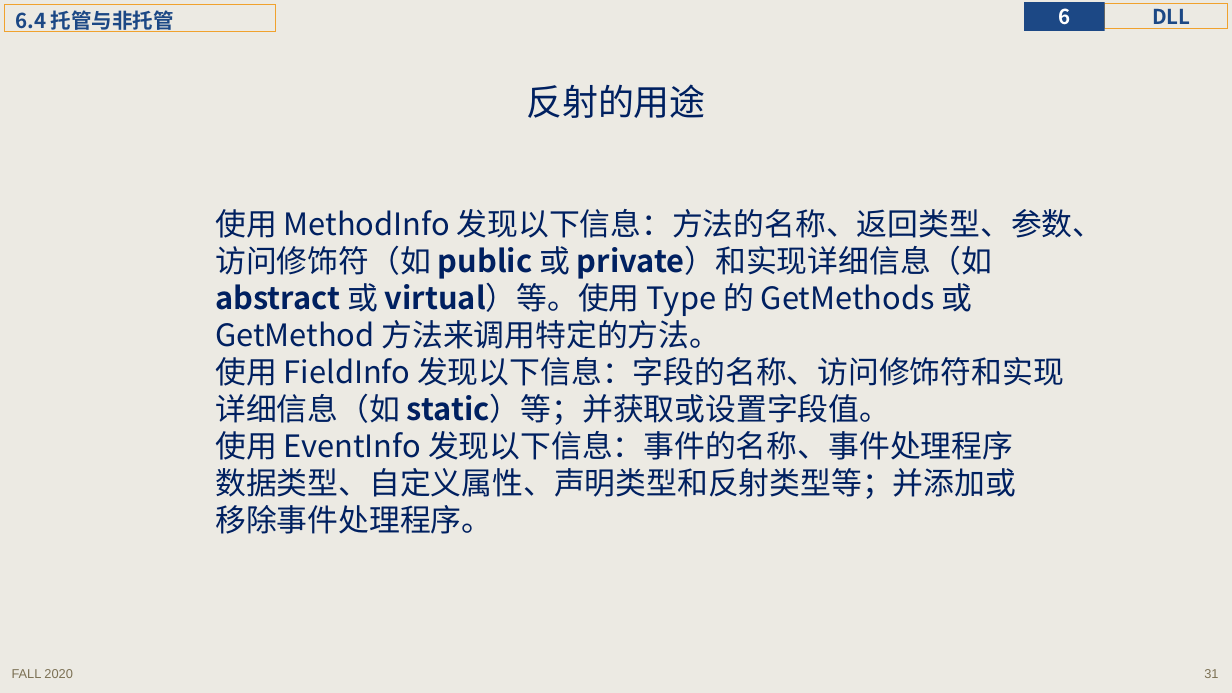
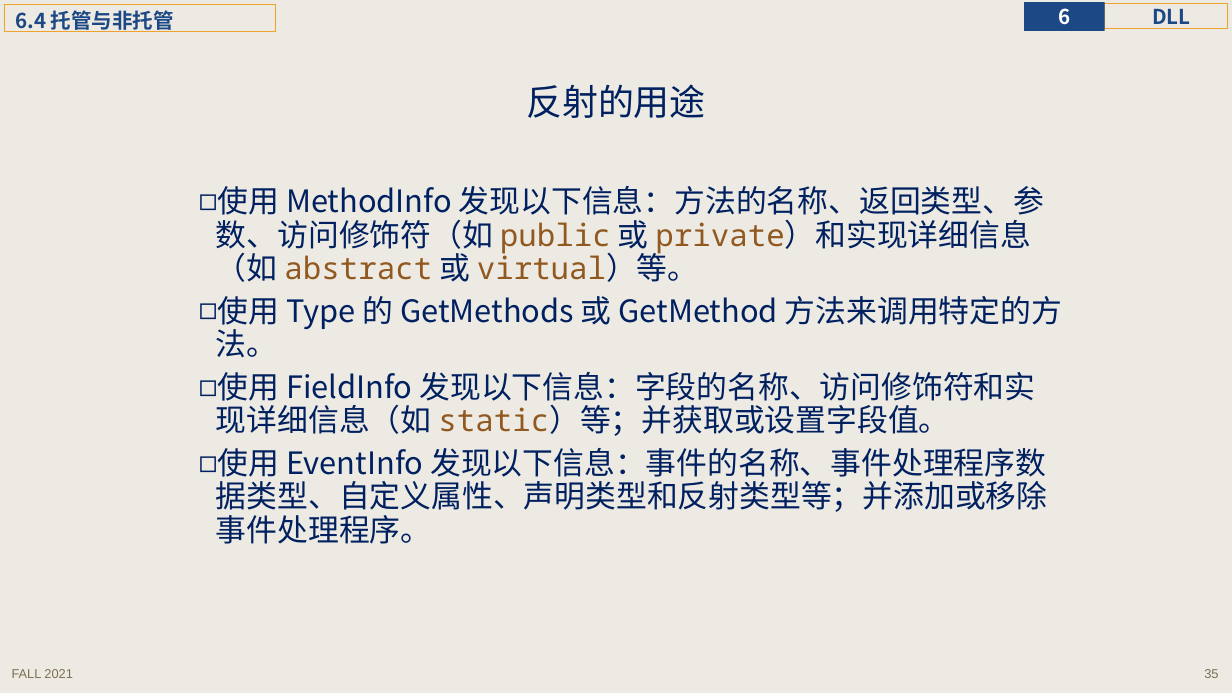
Before and after one commit to principleWindows/win-principle-2021, a slide deck: slide 35 of slides/instruction/principleWindows_6.pptx (slide 31 before the commit). Drawn at 1232x693 pixels with LibreOffice and Linux fonts; fonts in the diff are those of the drawing. Boxes give left, top, right and bottom in pixels: in the first picture for what was removed or moved away, otherwise in the second. Text is boxed around its words. In the diff, an @@ line names an element or a change of style, - is before the commit and + after.

```diff
--- a/slides/instruction/principleWindows_6.pptx
+++ b/slides/instruction/principleWindows_6.pptx
@@ text at (x1=216, y1=186, x2=1062, y2=544): text changed @@
-使用 MethodInfo 发现以下信息：方法的名称、返回类型、参数、
-访问修饰符（如 public 或 private）和实现详细信息（如
-abstract 或 virtual）等。使用 Type 的 GetMethods 或
-GetMethod 方法来调用特定的方法。
-使用 FieldInfo 发现以下信息：字段的名称、访问修饰符和实现
-详细信息（如 static）等；并获取或设置字段值。
-使用 EventInfo 发现以下信息：事件的名称、事件处理程序
-数据类型、自定义属性、声明类型和反射类型等；并添加或
-移除事件处理程序。
+◻ 使用 MethodInfo 发现以下信息：方法的名称、返回类型、参数、访问修饰符（如 public 或 private）和实现详细信息（如 abstract 或 virtual）等。
+◻ 使用 Type 的 GetMethods 或 GetMethod 方法来调用特定的方法。
+◻ 使用 FieldInfo 发现以下信息：字段的名称、访问修饰符和实现详细信息（如 static）等；并获取或设置字段值。
+◻ 使用 EventInfo 发现以下信息：事件的名称、事件处理程序数据类型、自定义属性、声明类型和反射类型等；并添加或移除事件处理程序。
@@ text at (x1=12, y1=669, x2=72, y2=678): text changed @@
-FALL 2020
+FALL 2021
@@ page number at (x1=1204, y1=669, x2=1218, y2=678): text changed @@
-31
+35
```
Also in this commit, not shown: 47 other slides changed, 6 slides added, 21 other files.
